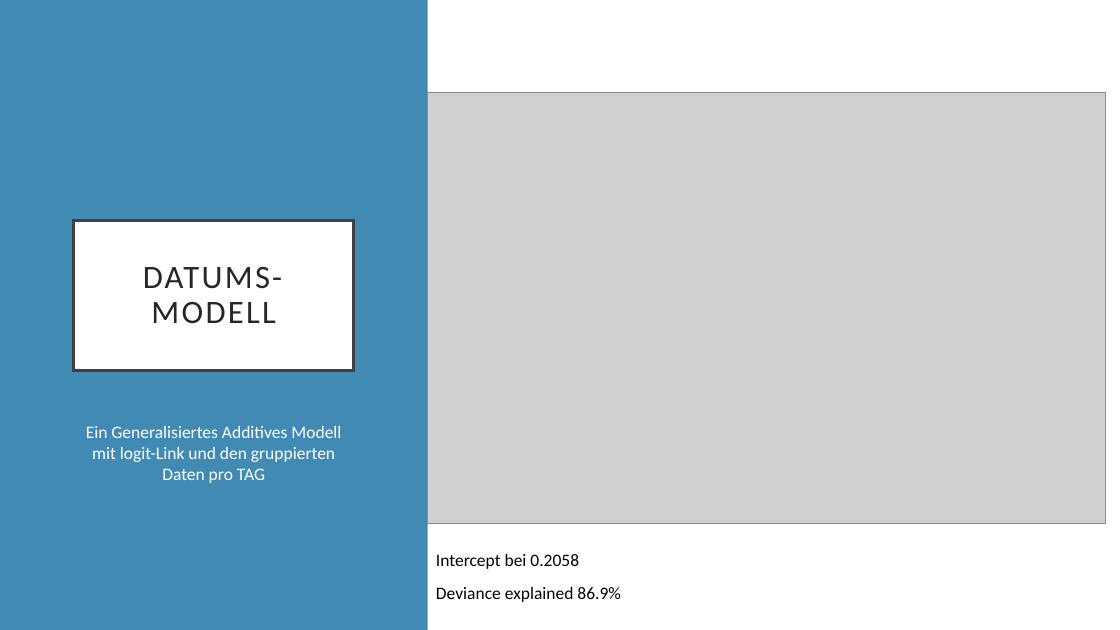
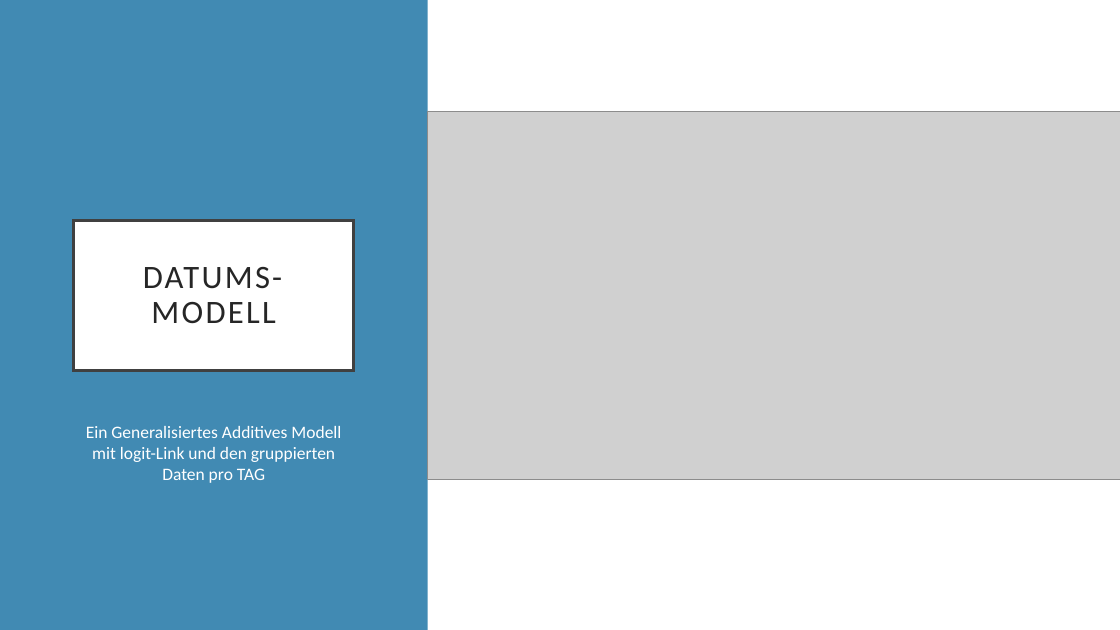
Before and after one commit to leavanh/LVS, a slide deck: slide 3 of Organisatorisches/LVS-IR-Taubenstein.pptx. Drawn at 1120x630 pixels with LibreOffice and Linux fonts; fonts in the diff are those of the drawing; grey boxes stand for pictures. Boxes give left, top, right and bottom in pixels: in the first picture for what was removed or moved away, otherwise in the second. Text is boxed around its words. In the diff, an @@ line names an element or a change of style, - is before the commit and + after.

```diff
--- a/Organisatorisches/LVS-IR-Taubenstein.pptx
+++ b/Organisatorisches/LVS-IR-Taubenstein.pptx
@@ picture: place and size @@
-picture at [428,92,1107,523]
+picture at [428,112,1120,480]
@@ text removed at [436,554,620,602] @@
-Intercept bei 0.2058
-Deviance explained 86.9%
```
Also in this commit, not shown: 2 other slides changed, 1 other file.
